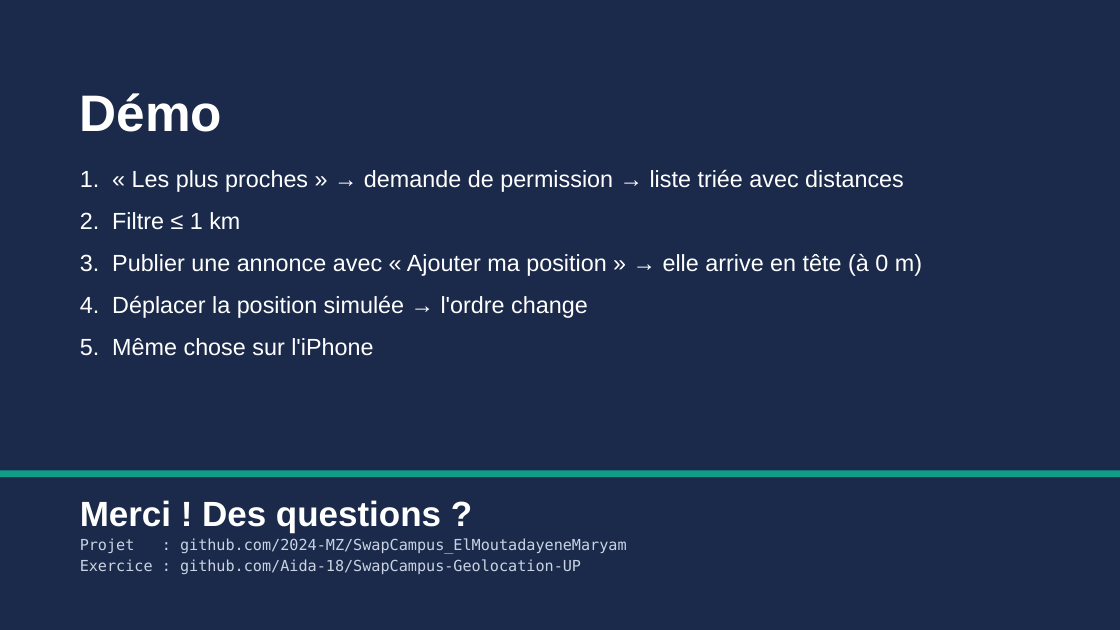
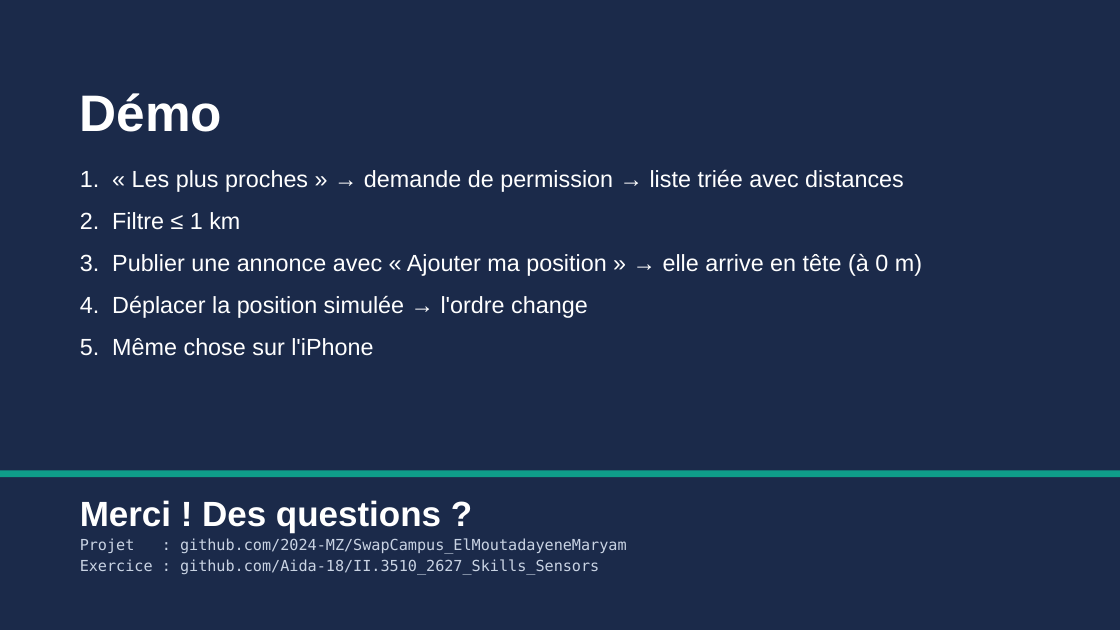
Before and after one commit to Aida-18/II.3510_2627_Skills_Sensors, a slide deck: slide 15 of presentation/Presentation_Geolocalisation_SwapCampus.pptx. Drawn at 1120x630 pixels with LibreOffice and Linux fonts; fonts in the diff are those of the drawing. Boxes give left, top, right and bottom in pixels: in the first picture for what was removed or moved away, otherwise in the second. Text is boxed around its words. In the diff, an @@ line names an element or a change of style, - is before the commit and + after.

```diff
--- a/presentation/Presentation_Geolocalisation_SwapCampus.pptx
+++ b/presentation/Presentation_Geolocalisation_SwapCampus.pptx
@@ text at (x1=80, y1=559, x2=599, y2=575): text changed @@
-Exercice : github.com/Aida-18/SwapCampus-Geolocation-UP
+Exercice : github.com/Aida-18/II.3510_2627_Skills_Sensors
```
Also in this commit, not shown: 1 other slide changed.
